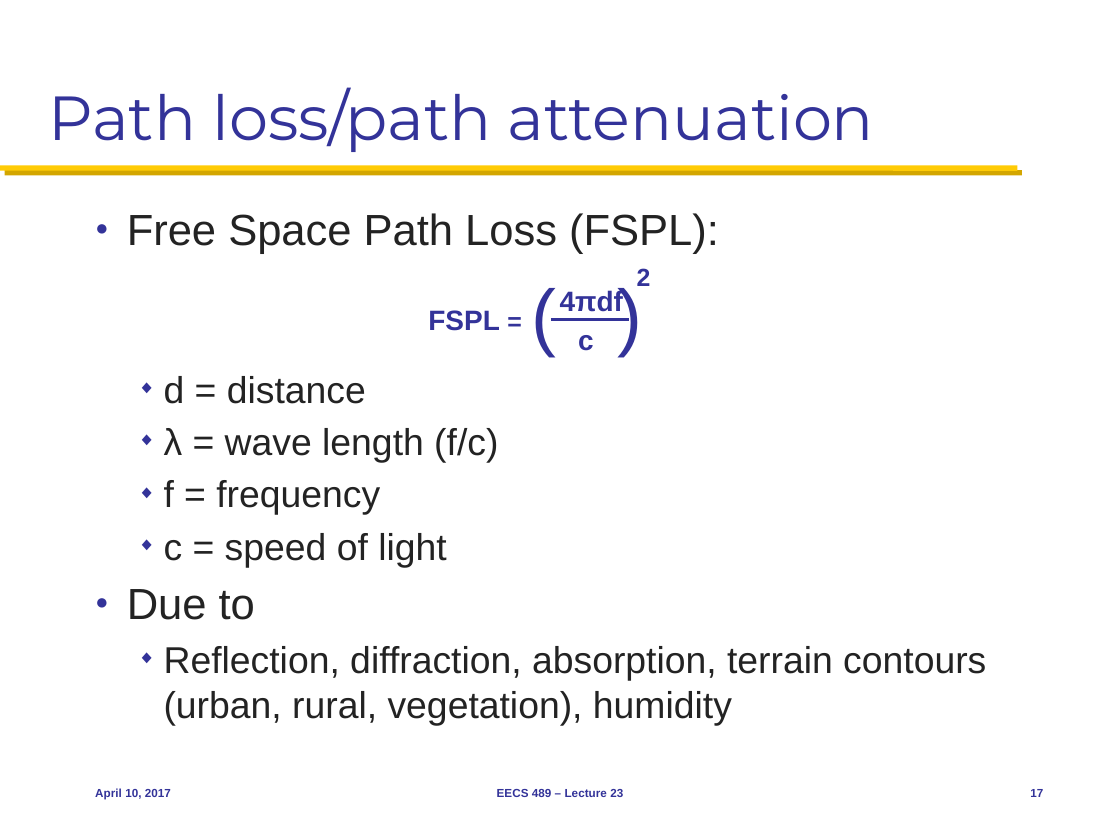
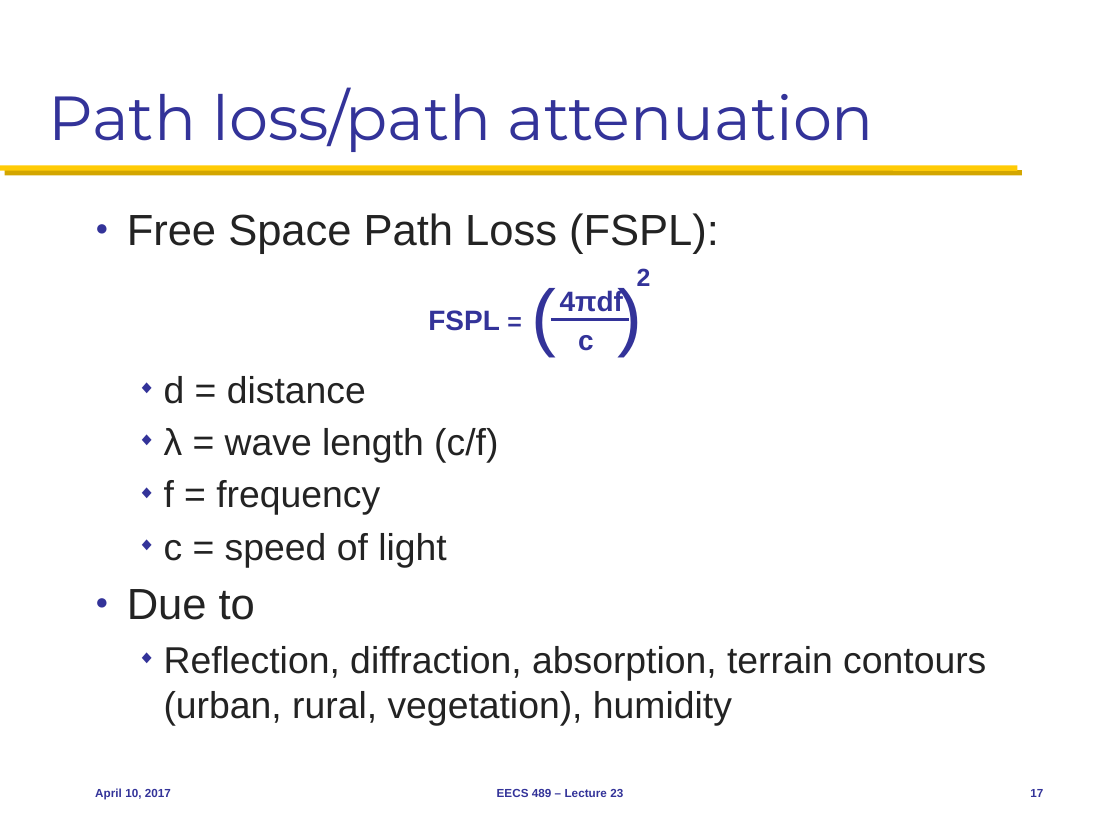
Before and after one commit to mosharaf/eecs489, a slide deck: slide 17 of Slides/041017.pptx. Drawn at 1120x840 pixels with LibreOffice and Linux fonts; fonts in the diff are those of the drawing. Boxes give left, top, right and bottom in pixels: in the first picture for what was removed or moved away, otherwise in the second. Text is boxed around its words. In the diff, an @@ line names an element or a change of style, - is before the commit and + after.

Commit message:
April 10: Bug fix in slide 17

```diff
--- a/Slides/041017.pptx
+++ b/Slides/041017.pptx
@@ text at (x1=164, y1=428, x2=498, y2=463): text changed @@
-  ◆ λ = wave length (f/c)
+  ◆ λ = wave length (c/f)
```
Also in this commit, not shown: 1 other slide changed.
